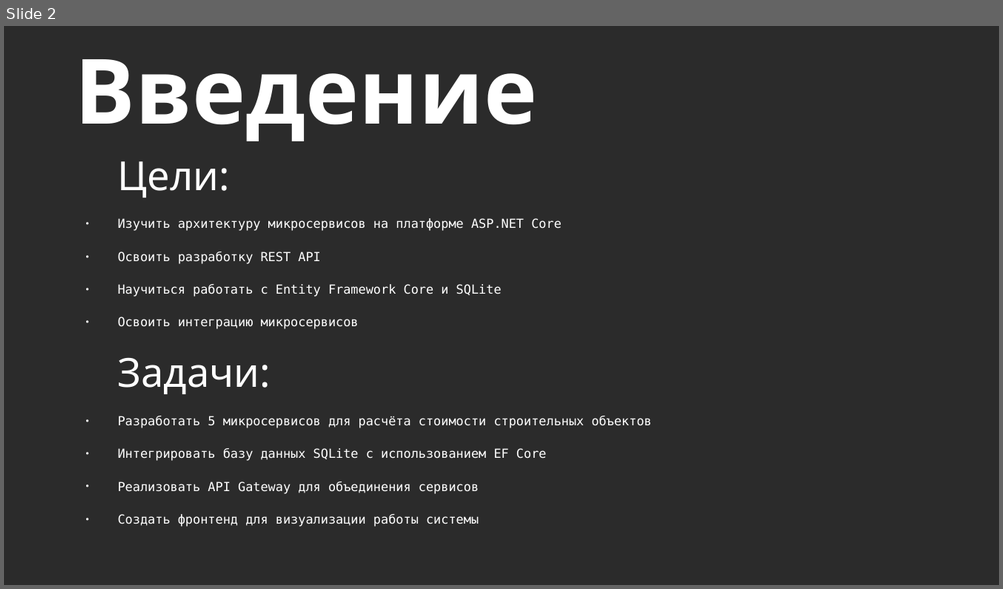
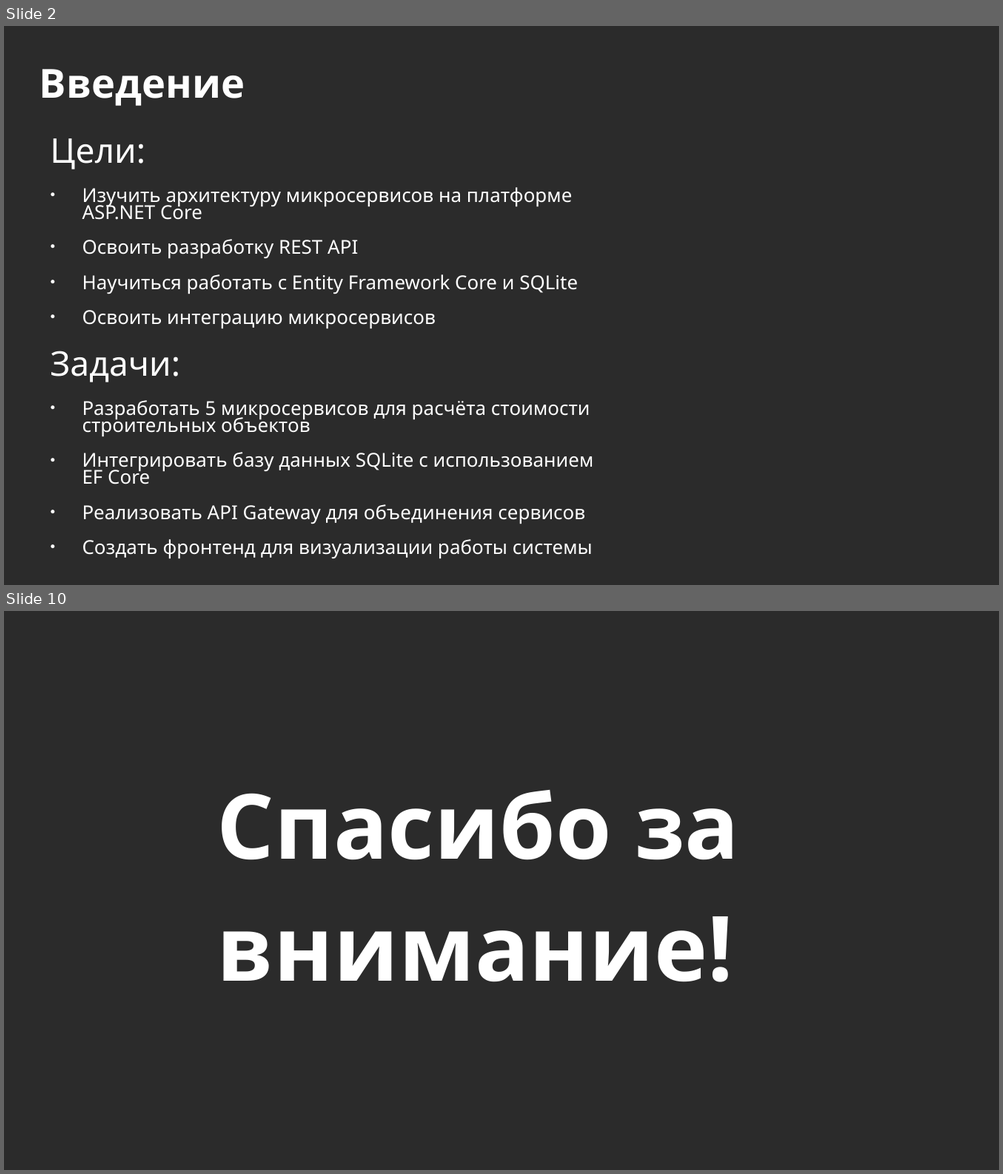
Before and after one commit to ghosterenko/PP_02_03, a slide deck: Docs/Призентация.pptx. Shown one above the other, each under a label of ours: slide 2 before the commit, slides 2 and 10 after it; the slides between them are not shown. The pictures are 1003x589 and 1003x1174 pixels, drawn with LibreOffice and Linux fonts; fonts in the diff are those of the drawing; background and template pictures are left out; a plain dark background stands for a picture behind light text. Boxes give left, top, right and bottom in pixels: in the first picture for what was removed or moved away, otherwise in the second. Text is boxed around its words. In the diff, an @@ line names an element or a change of style, - is before the commit and + after.

```diff
--- a/Docs/Призентация.pptx
+++ b/Docs/Призентация.pptx
@@ slide 10 added at box(4, 611, 999, 1170), background picture (left out) @@
@@ title added at box(217, 790, 739, 982), 72 pt, text #FFFFFF, bold @@
+Спасибо за внимание!
@@ slide 2 changed as well @@
@@ title "Введение": place and size @@
-title "Введение" at box(75, 59, 537, 141)
+title "Введение" at box(40, 69, 244, 106)
@@ title "Введение" at box(40, 69, 244, 106): size 72 to 32 pt; line spacing 1 to 1.13 @@
@@ text "Цели:": place and size @@
-text "Цели:" at box(118, 161, 652, 527)
+text "Цели:" at box(50, 138, 594, 560)
@@ text "Цели:" at box(50, 138, 594, 560): size 32 to 27.2 pt in "Цели:", "Задачи:"; size 10 to 15.3 pt, font DejaVu Sans Mono to Noto Sans; indent changed; line spacing 1 to 0.93; line spacing 1 to 0.74 @@
```
Also in this commit, not shown: 2 other slides changed, 6 other slides added, 1 slide removed, 1 other file.
